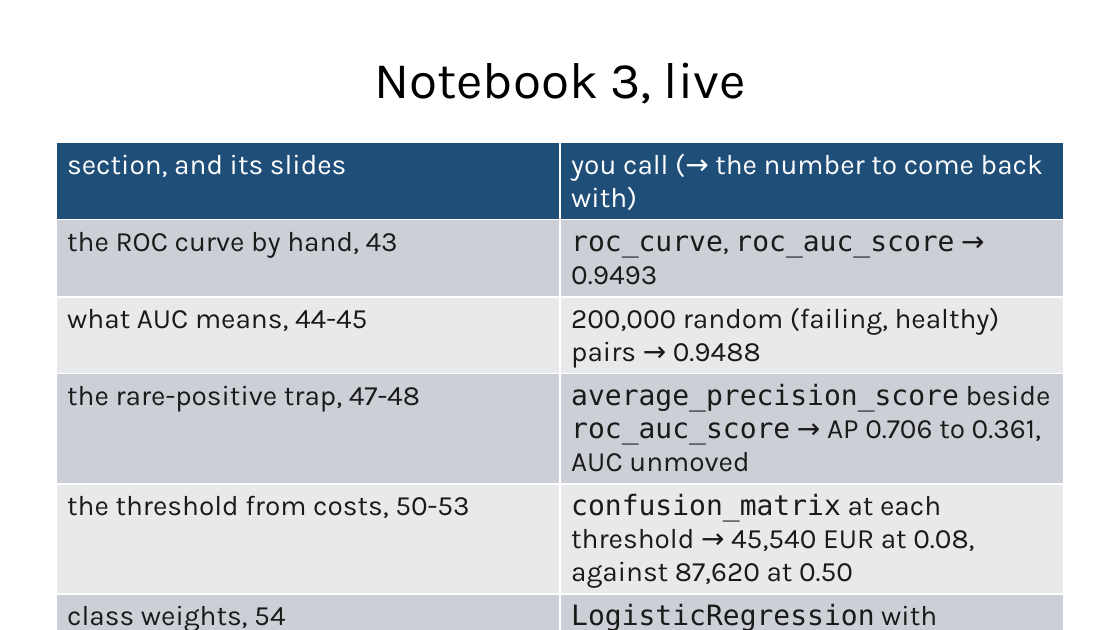
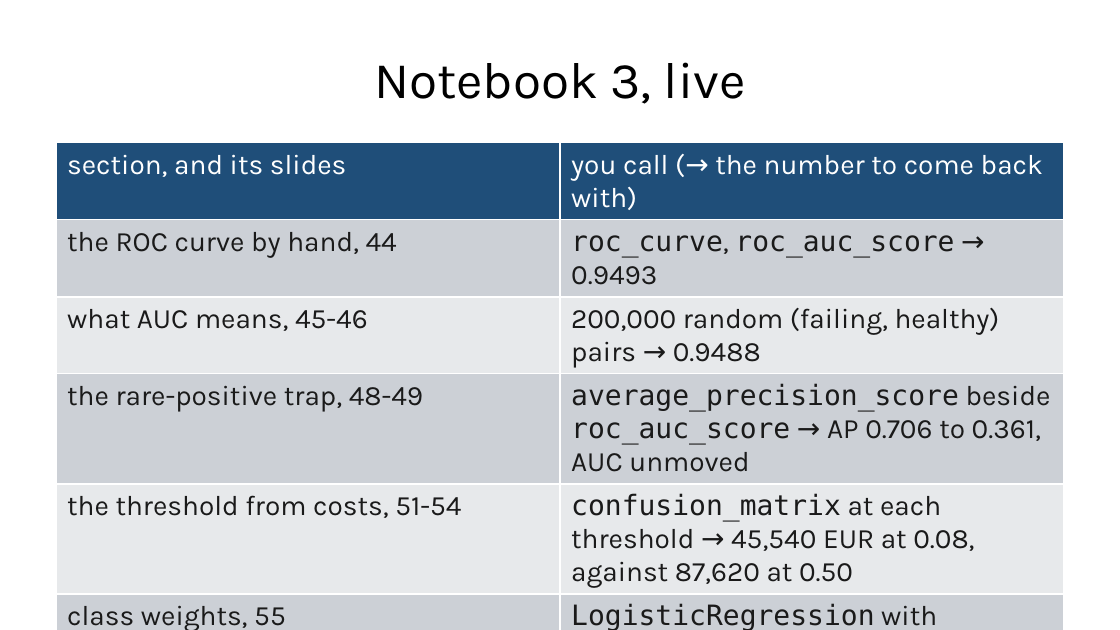
Before and after one commit to fabioantonini/technologies-for-artificial-intelligence, a slide deck: slide 56 of Lessons/04_classification_and_metrics/Slides/classification_and_metrics_slides.pptx (slide 55 before the commit). Drawn at 1120x630 pixels with LibreOffice and Linux fonts; fonts in the diff are those of the drawing; background and template pictures are left out. Boxes give left, top, right and bottom in pixels: in the first picture for what was removed or moved away, otherwise in the second. Text is boxed around its words. In the diff, an @@ line names an element or a change of style, - is before the commit and + after.

```diff
--- a/Lessons/04_classification_and_metrics/Slides/classification_and_metrics_slides.pptx
+++ b/Lessons/04_classification_and_metrics/Slides/classification_and_metrics_slides.pptx
@@ table at (56,143,1064,630) @@
-row 2, column 1: the ROC curve by hand, 43
+row 2, column 1: the ROC curve by hand, 44
-row 3, column 1: what AUC means, 44-45
+row 3, column 1: what AUC means, 45-46
-row 4, column 1: the rare-positive trap, 47-48
+row 4, column 1: the rare-positive trap, 48-49
-row 5, column 1: the threshold from costs, 50-53
+row 5, column 1: the threshold from costs, 51-54
-row 6, column 1: class weights, 54
+row 6, column 1: class weights, 55
-row 7, column 1: three classes, 56-57
+row 7, column 1: three classes, 57-58
```
Also in this commit, not shown: 9 other slides changed, 1 slide added, 17 other files.
